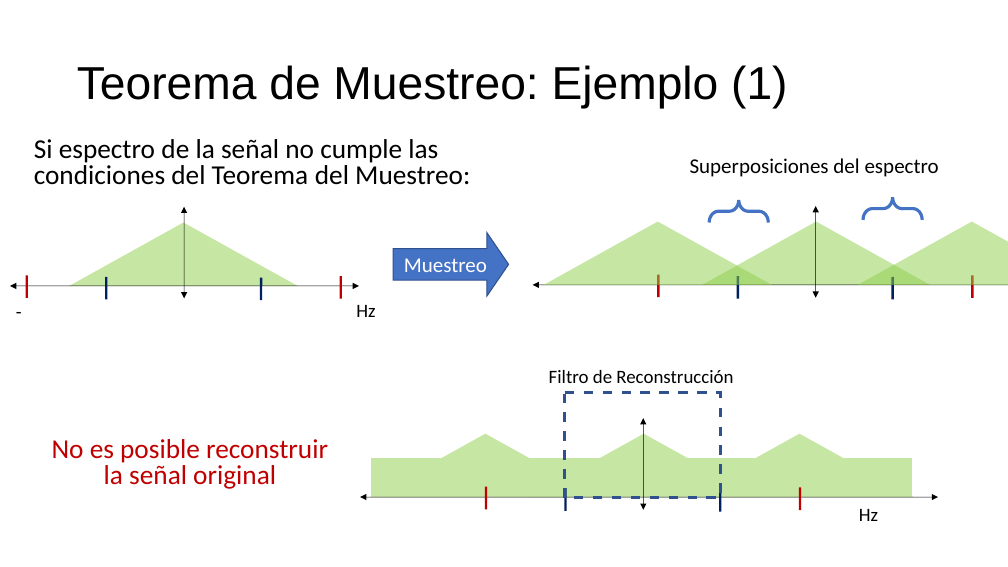
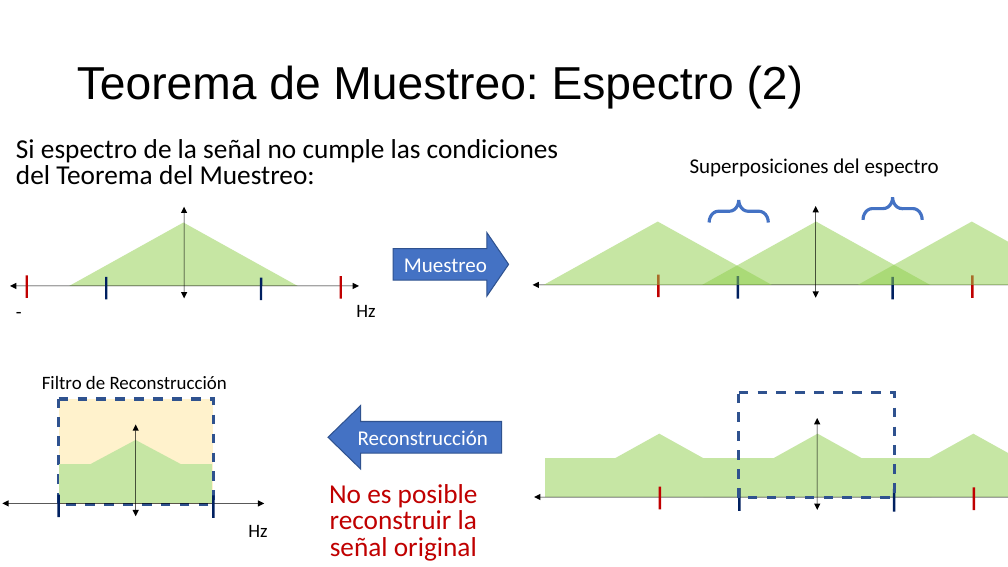
Before and after one commit to ferchaure/clase_wavelets, a slide deck: slide 8 of Introducción al Análisis Wavelet en Matlab.odp. Drawn at 1008x567 pixels with LibreOffice and Linux fonts; fonts in the diff are those of the drawing. Boxes give left, top, right and bottom in pixels: in the first picture for what was removed or moved away, otherwise in the second. Text is boxed around its words. In the diff, an @@ line names an element or a change of style, - is before the commit and + after.

```diff
--- a/Introducción al Análisis Wavelet en Matlab.odp
+++ b/Introducción al Análisis Wavelet en Matlab.odp
@@ title at (77,65,803,109): text changed @@
-Teorema de Muestreo: Ejemplo (1)
+Teorema de Muestreo: Espectro (2)
@@ text "Si espectro de la señal ..." rewrapped from (34,139,470,185) to (16,139,558,185) @@
@@ free "Filtro de Reconstrucción": place and size @@
-free "Filtro de Reconstrucción" at (541,361,742,392)
+free "Filtro de Reconstrucción" at (35,368,235,398)
@@ freeform shape added at (59,399,214,504), fill #FFF2CC, outline #2F528F 3 pt @@
@@ freeform shape added at (328,406,502,470), fill #4472C4, outline #2F528F 0.99 pt, 20 pt, text #FFFFFF @@
+Reconstrucción
@@ 2 freeform shapes, 1 double arrow: place and size @@
-2 freeform shapes, 1 double arrow at (371,392,912,510)
+2 freeform shapes, 1 double arrow at (545,392,1008,510)
@@ freeform shape added at (76,440,195,504), fill #C6E6A4 @@
@@ double arrow added from (135, 424) to (135, 516), #000000 0.51 pt @@
@@ freeform shape: place and size @@
-freeform shape at (530,434,758,498)
+freeform shape at (545,434,774,498)
@@ freeform shape: place and size @@
-freeform shape at (686,434,914,498)
+freeform shape at (704,434,932,498)
@@ freeform shape: place and size @@
-freeform shape at (371,434,600,498)
+freeform shape at (860,434,1008,498)
@@ freeform shape added at (59,464,212,503), fill #C6E6A4 @@
@@ text "No es posible reconstruir la ..." rewrapped from (52,439,328,489) to (329,484,478,561) @@
@@ double arrow added from (2, 504) to (264, 504), #000000 0.51 pt @@
@@ line added from (59, 517) to (59, 495), #002060 2.24 pt @@
@@ line added from (213, 518) to (213, 495), #002060 2.24 pt @@
@@ double arrow moved from (360, 497) - (938, 497) to (534, 497) - (1008, 497) @@
@@ line moved from (800, 510) - (800, 488) to (660, 510) - (660, 487) @@
@@ line moved from (721, 512) - (721, 489) to (740, 511) - (740, 488) @@
@@ line moved from (566, 511) - (566, 488) to (895, 512) - (895, 489) @@
@@ line moved from (486, 510) - (486, 487) to (974, 510) - (974, 488) @@
@@ free "Hz": place and size @@
-free "Hz" at (851,500,886,530)
+free "Hz" at (241,516,276,546)
```
Also in this commit, not shown: 30 other slides changed, 2 slides added, 11 other files.
